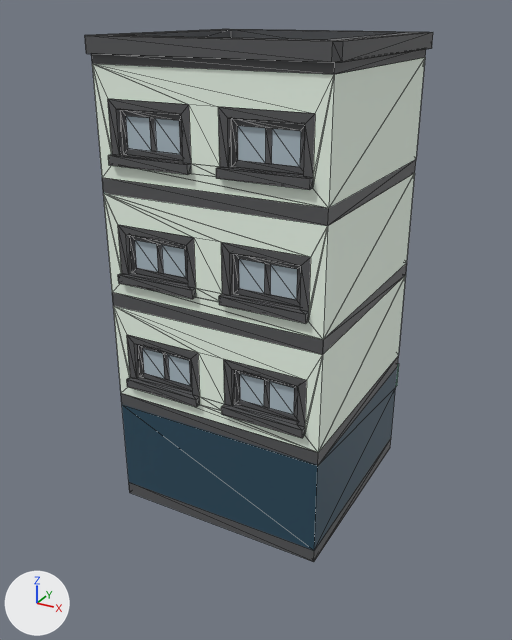
Renders of the Blender file Assets/Models/house1/house11.blend from each side of a commit.
One viewpoint serves both versions: a 50 mm camera at (1.15, -2.18, 1.75) aimed at (-0.01, -0.07, 0.7). Lighting does not change. The marker at lower left points along +X, +Y and +Z. Mesh edges are drawn as thin lines.

The older version as bpy lines, for what is in view:
```python
me_id13 = bpy.data.meshes.new('ID13')
me_id13.from_pydata(...)  # 1270 vertices, 840 faces; spans x -0.42..0.42, y 0.0..1.68, z -0.42..0.42
me_id13.materials.append(mat_house1)  # picture img_house1
ob_house1 = bpy.data.objects.new('house1', me_id13)
ob_house1.location = (0.0, 0.0, 0.0)
ob_house1.rotation_euler = (1.571, 0.0, 0.0)  # degrees (90, 0, 0)
```
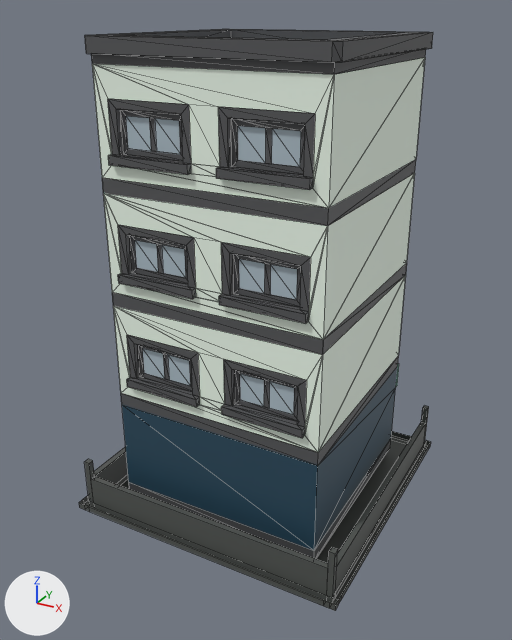
Commit message: boundary update

Pixel boxes (x1, y1, x2, y2) of what changed, in the pictures (512 x 640 px):
'house1', reshaped (9% taller)
    before: (85, 29, 433, 562)
    after: (79, 29, 433, 611)
part 1 of me_id13, added
    after: (79, 405, 431, 611)

The change, as a list of edits to the scene's bpy script:
```text
Change me_id13:
    used by ob_house1; location = (0.0, 0.0, 0.0); rotation_euler = (1.571, 0.0, 0.0), in degrees (90, 0, 0)
    remove me_id13.from_pydata(...)  # 1270 vertices, 840 faces; spans x -0.42..0.42, y 0.0..1.68, z -0.42..0.42
    add me_id13.from_pydata(...)  # 1368 vertices, 929 faces; spans x -0.54..0.54, y -0.03..1.68, z -0.54..0.54
    me_id13 part 1: a new loose piece of 98 vertices spanning x -0.54..0.54, y -0.03..0.18, z -0.54..0.54, in mat_house1 (picture img_house1)
```
